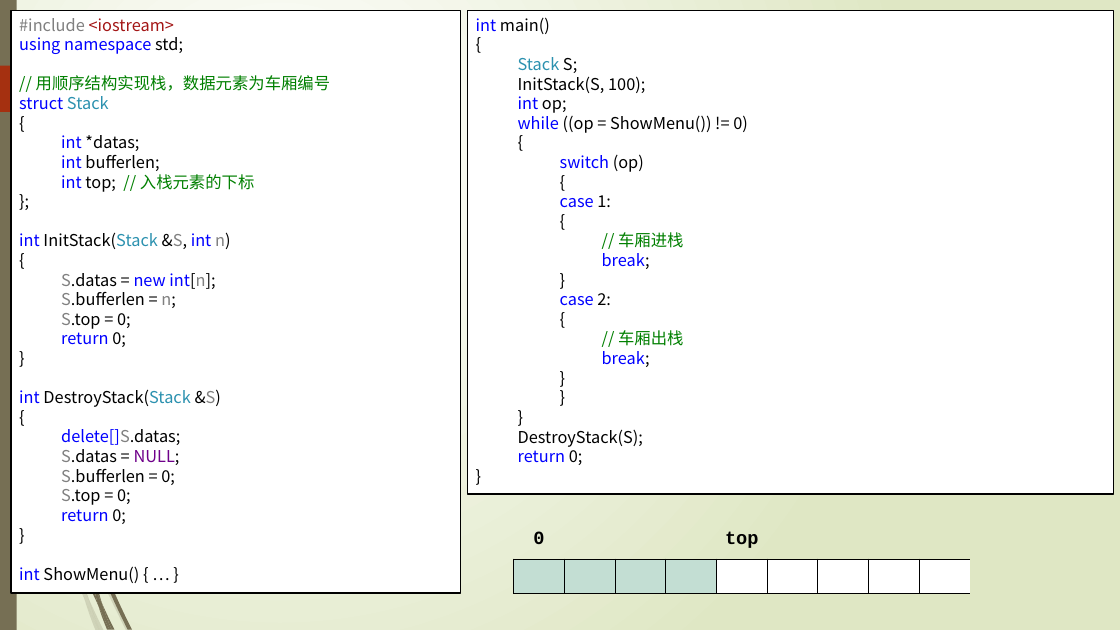
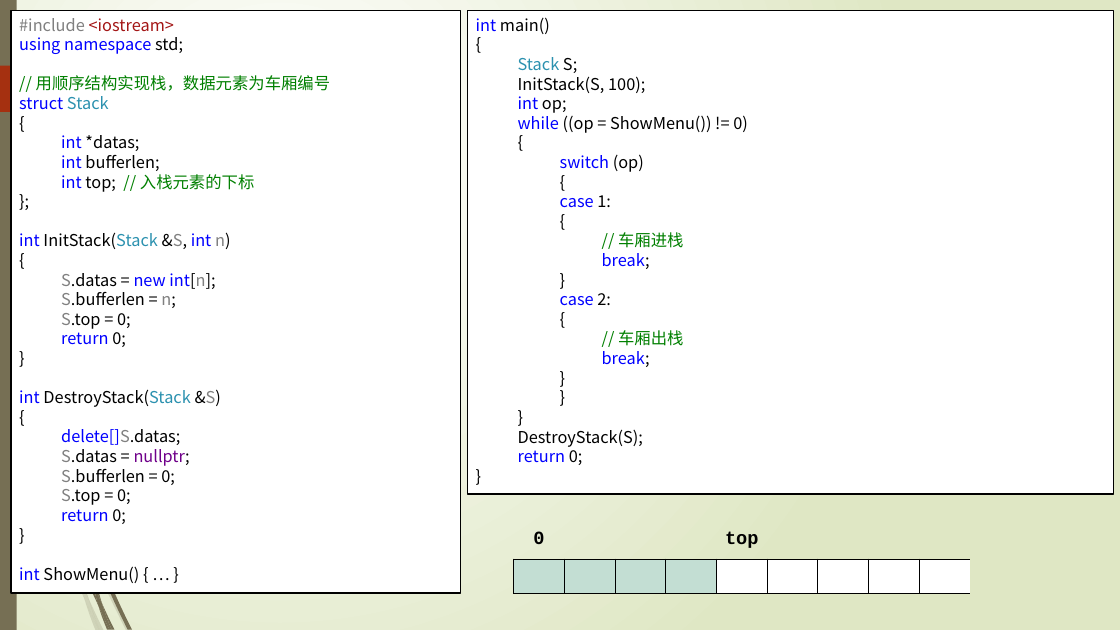
Before and after one commit to TeacherPeng/Datastruct, a slide deck: slide 11 of 教案/第03章 栈与队列.pptx. Drawn at 1120x630 pixels with LibreOffice and Linux fonts; fonts in the diff are those of the drawing. Boxes give left, top, right and bottom in pixels: in the first picture for what was removed or moved away, otherwise in the second. Text is boxed around its words. In the diff, an @@ line names an element or a change of style, - is before the commit and + after.

```diff
--- a/教案/第03章 栈与队列.pptx
+++ b/教案/第03章 栈与队列.pptx
@@ text in rectangle at bbox=[61, 449, 190, 466]: text changed @@
-  S.datas = NULL;
+  S.datas = nullptr;
```
Also in this commit, not shown: 7 other slides changed.
